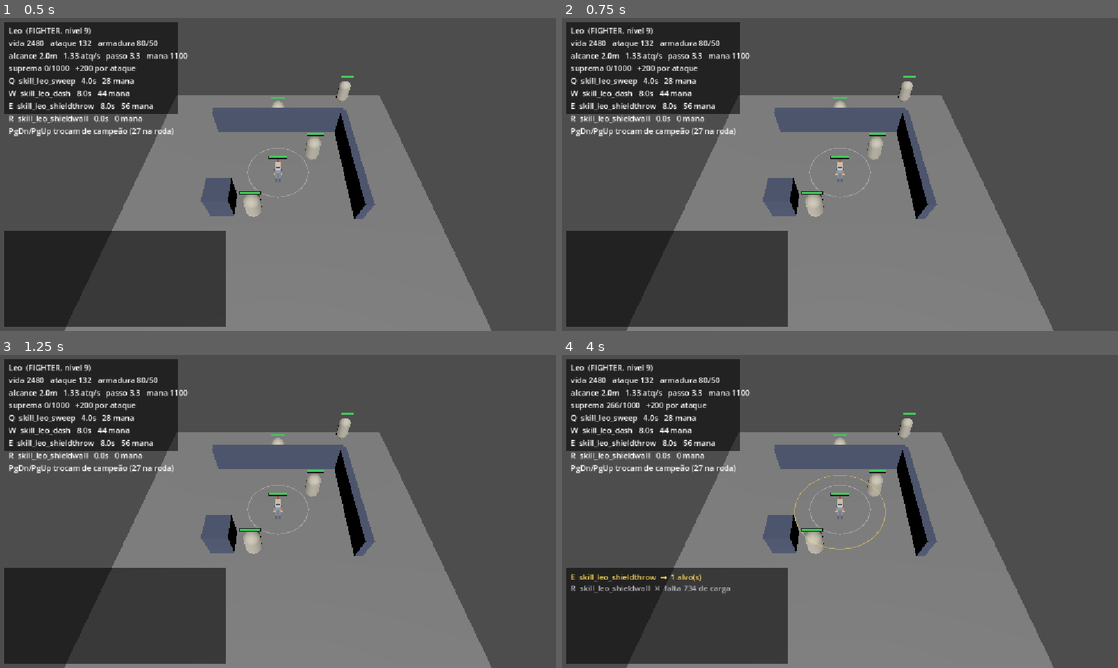
Above: before the commit, frames 1-4 (two rows, left to right).
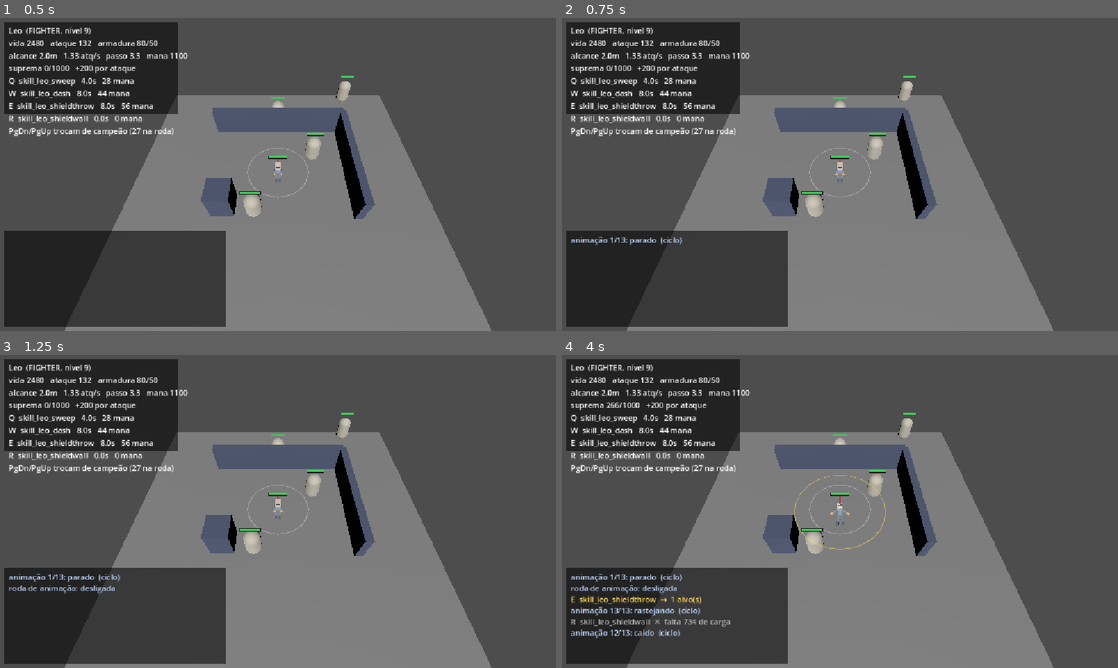
Above: after the commit, the same moments.

Repository: Tiago195/mbr
Game: Godot game, scene res://scenes/main.tscn
Same seed, same stepped clock (60 frames per second), same inputs: the game is played once before the commit and once after it.
Inputs (mouse positions are in pixels of both pictures, inside the frame that each line leads up to):
- Up to frame 1 (0.5 s): no input
- Up to frame 2 (0.75 s): tap Enter at 0.5 s; move the mouse to (962, 158) at 0.52 s; tap End (animacao_next, bound only after the commit) at 0.6 s; click (962, 158) at 0.67 s
- Up to frame 3 (1.25 s): tap Home (animacao_prev, bound only after the commit) at 0.8 s
- Up to frame 4 (4 s): tap Space at 1.25 s; drag from (728, 527) to (812, 574) at 1.27 s; tap Enter at 2 s; move the mouse to (895, 442) at 2.02 s; hold E (ability_e) 2.03-2.75 s; click (895, 442) at 2.17 s; tap Home (animacao_prev, bound only after the commit) at 2.3, 3.8 s; drag from (812, 574) to (673, 464) at 2.77 s; move the mouse to (1006, 558) at 3.52 s; hold R (ability_r) from 3.53 s (still down); click (1006, 558) at 3.67 s

Frame 1 is identical in both runs. In frame 2, 0.2% of the frame differs, in the area x 1-22%, y 70-73%; in frame 3, 0.4%; in frame 4, 1.8%, in the area x 1-52%, y 46-91%.

Commit message:
O par do abatido, e a roda que dá consumidor a metade do vocabulário
`knockout_idle` e `knockout_run` são dois dos 22 clipes universais: o
derrubado que espera e o derrubado que se arrasta. As duas posturas são o
MESMO osso girado para lados opostos — -90 no quadril deita de costas, +90
deita de bruços —, e é a única diferença estrutural entre elas.

Duas coisas que a folha de contato pegou e nenhuma medição pegaria:

- as pernas do `caido` empurravam o chão, e `assentar` levantava o quadril
  para compensar: um cadáver com a bunda no ar, com duração, chão e amplitude
  todos corretos
- no `rastejando`, a perna abria em `Y`. Num corpo DE PÉ o `Y` tomba o membro
  para o lado; num corpo DEITADO a perna já aponta ao longo de `Y`, e girá-la
  em torno de `Y` a faz rodar sobre o próprio eixo — nada se move na tela.
  Compensei com um joelho de -58 graus e o resultado foram as duas canelas em
  pé no ar. Quem abre a perna de um corpo deitado é o `Z`

## A roda de animação (Home / End)

Metade do vocabulário não tem sistema que a dispare: **sete dos 22 verbos
universais são de mundo** — colher, cortar, minerar, pegar, comer, beber,
operar — e não temos loot, árvore nem minério; o par do abatido espera o
estado de abatido. Sem um jeito de olhá-los em jogo, eles seriam conteúdo que
existe e ninguém pede, que é exatamente onde o `.glb` inteiro estava.

Home e End percorrem `VocabularioDeAnimacao.TODOS`, com uma posição a mais que
é "desligada" — é como se sai sem uma terceira tecla. Vizinhas de Page Up e
Page Down de propósito: a roda dos campeões e a das animações são o mesmo
gesto, e as duas são provisórias pela mesma razão.

As três camadas visuais dão passagem a ela: com a roda ligada, andar ou
apanhar apagaria o clipe que se está tentando ver.

E a sonda de ritmo passou a **percorrer a roda inteira**, conferindo que cada
clipe toca na posição dele e que a caminhada não o atropela. É a única
conferência que executa TODOS os clipes — as outras executam os que têm
evento.

A folha de contato também deixou de mentir: o passo entre as cópias era 1,1 m
fixo, escolhido para um boneco de pé, e a primeira animação deitada saiu com
as seis empilhadas uma sobre a outra. Ele agora sai da largura medida da
própria animação.

+6 mutações: 53 na concordância, 17 no boneco.

Co-Authored-By: Claude Opus 5 (1M context) <noreply@anthropic.com>
Claude-Session: https://claude.ai/code/session_018JWAtyUqN6DqPexQPNJnbz

Diff:
--- a/project.godot
+++ b/project.godot
@@ -47,6 +47,16 @@
 "events": [Object(InputEventKey,"resource_local_to_scene":false,"resource_name":"","device":16,"window_id":0,"alt_press …(195 unchanged characters)…
 ]
 }
+animacao_next={
+"deadzone": 0.2,
+"events": [Object(InputEventKey,"resource_local_to_scene":false,"resource_name":"","device":16,"window_id":0,"alt_pressed":false,"shift_pressed":false,"ctrl_pressed":false,"meta_pressed":false,"pressed":false,"keycode":0,"physical_keycode":4194318,"key_label":0,"unicode":0,"location":0,"echo":false,"script":null)
+]
+}
+animacao_prev={
+"deadzone": 0.2,
+"events": [Object(InputEventKey,"resource_local_to_scene":false,"resource_name":"","device":16,"window_id":0,"alt_pressed":false,"shift_pressed":false,"ctrl_pressed":false,"meta_pressed":false,"pressed":false,"keycode":0,"physical_keycode":4194317,"key_label":0,"unicode":0,"location":0,"echo":false,"script":null)
+]
+}
 champion_prev={
 "deadzone": 0.2,
 "events": [Object(InputEventKey,"resource_local_to_scene":false,"resource_name":"","device":16,"window_id":0,"alt_press …(195 unchanged characters)…
--- a/scenes/main.tscn
+++ b/scenes/main.tscn
@@ -16,6 +16,7 @@
 [ext_resource type="Script" uid="uid://buofawe5vgx5e" path="res://scripts/gameplay/boneco.gd" id="14_boneco"]
 [ext_resource type="Script" uid="uid://de6my37kijpt1" path="res://scripts/gameplay/gesto_de_caminhada.gd" id="15_andar"]
 [ext_resource type="Script" path="res://scripts/gameplay/gesto_de_reacao.gd" id="16_reacao"]
+[ext_resource type="Script" path="res://scripts/gameplay/roda_de_animacao.gd" id="17_roda"]
 
 [sub_resource type="PlaneMesh" id="PlaneMesh_ground"]
 size = Vector2(20, 20)
@@ -144,6 +145,9 @@
 [node name="GestoDeReacao" type="Node" parent="Player"]
 script = ExtResource("16_reacao")
 
+[node name="RodaDeAnimacao" type="Node" parent="Player"]
+script = ExtResource("17_roda")
+
 [node name="DummyNear" parent="." unique_id=1928094544 instance=ExtResource("4_dummy")]
 transform = Transform3D(1, 0, 0, 0, 1, 0, 0, 0, 1, 2.5, 1, -2)
 
--- a/scripts/gameplay/gesto_de_caminhada.gd
+++ b/scripts/gameplay/gesto_de_caminhada.gd
@@ -61,6 +61,7 @@
 var _combatente: Combatant
 var _gesto: GestoDeConjuracao
 var _reacao: GestoDeReacao
+var _roda: RodaDeAnimacao
 var _fase: float = 0.0
 var _base_y: float = 0.0
 
@@ -70,6 +71,7 @@
 	_combatente = _achar(Combatant) as Combatant
 	_gesto = _achar(GestoDeConjuracao) as GestoDeConjuracao
 	_reacao = _achar(GestoDeReacao) as GestoDeReacao
+	_roda = _achar(RodaDeAnimacao) as RodaDeAnimacao
 	if _corpo == null or _boneco == null:
 		push_warning("GestoDeCaminhada sem corpo em '%s'." % get_parent().name)
 	else:
@@ -82,6 +84,11 @@
 	# golpe faz o braço tremer no meio do gesto, e o golpe é a informação mais
 	# importante das duas — é ele que o jogador está tentando ler. A reação vem
 	# antes das duas: quem apanhou não está andando.
+	# A roda de animação ganha de tudo: quando ela está ligada, o jogador está
+	# OLHANDO um clipe, e qualquer camada que desenhe por cima apaga
+	# exatamente o que ele está tentando ver.
+	if _roda != null and _roda.esta_mostrando():
+		return
 	if _reacao != null and _reacao.esta_reagindo():
 		return
 	if _gesto != null and _gesto.esta_gesticulando():
--- a/scripts/gameplay/gesto_de_conjuracao.gd
+++ b/scripts/gameplay/gesto_de_conjuracao.gd
@@ -146,6 +146,10 @@
 ## aqui que envelheceria junto com a animação.
 func _tocar(clipe: StringName) -> bool:
 	if _boneco == null or _boneco.animador() == null or clipe == &"":
+		return false
+	# Com a roda de animação ligada, o jogador está olhando um clipe.
+	var roda: RodaDeAnimacao = _achar_roda()
+	if roda != null and roda.esta_mostrando():
 		return false
 	if not _boneco.tocar(clipe, true):
 		return false
@@ -359,6 +363,15 @@
 		return Vector3.FORWARD
 	return frente.normalized()
 
+func _achar_roda() -> RodaDeAnimacao:
+	var host: Node = get_parent()
+	if host == null:
+		return null
+	for filho: Node in host.get_children():
+		if filho is RodaDeAnimacao:
+			return filho as RodaDeAnimacao
+	return null
+
 func _achar_boneco() -> Boneco:
 	var host: Node = get_parent()
 	if host == null:
--- a/scripts/gameplay/gesto_de_reacao.gd
+++ b/scripts/gameplay/gesto_de_reacao.gd
@@ -35,6 +35,7 @@
 var _boneco: Boneco
 var _combatente: Combatant
 var _conjuracao: GestoDeConjuracao
+var _roda: RodaDeAnimacao
 
 ## Quanto falta do clipe de reação em curso.
 var _restante: float = 0.0
@@ -64,6 +65,7 @@
 	_boneco = _irmao(Boneco) as Boneco
 	_combatente = _irmao(Combatant) as Combatant
 	_conjuracao = _irmao(GestoDeConjuracao) as GestoDeConjuracao
+	_roda = _irmao(RodaDeAnimacao) as RodaDeAnimacao
 	if _combatente == null or _boneco == null:
 		push_warning("GestoDeReacao sem corpo em '%s'." % get_parent().name)
 		return
@@ -136,6 +138,9 @@
 func _tocar(clipe: StringName) -> bool:
 	if _boneco == null or _boneco.animador() == null:
 		return false
+	# Com a roda ligada, o jogador está olhando um clipe: não desenhar por cima.
+	if _roda != null and _roda.esta_mostrando():
+		return false
 	if not _boneco.tocar(clipe, true):
 		return false
 	# **Ciclo não tem fim, e por isso não entra no relógio.** Quem termina o
--- /dev/null
+++ b/scripts/gameplay/roda_de_animacao.gd
@@ -0,0 +1,105 @@
+class_name RodaDeAnimacao
+extends Node
+
+## Uma tecla que percorre TODO o vocabulário de animação, em jogo.
+##
+## ## Por que existe
+##
+## Porque metade do vocabulário não tem sistema que a dispare. `colhendo`,
+## `cortando`, `minerando`, `pegando`, `comendo`, `bebendo` e `operando` são
+## sete dos 22 verbos universais do original — um terço do vocabulário
+## obrigatório é interagir com o cenário — e nós não temos loot, nem árvore,
+## nem minério. `caido` e `rastejando` esperam o estado de abatido. `montado`
+## espera montaria.
+##
+## Sem isto, essas animações seriam **conteúdo que ninguém consegue olhar**: a
+## folha de contato do Blender mostra a pose, mas não mostra o boneco na
+## câmera isométrica, no tamanho em que se joga, no meio da cena. E o critério
+## do §10 — *"a silhueta diz o que é?"* — só se responde vendo.
+##
+## É a mesma ideia do Page Down que troca de campeão: provisório, de propósito,
+## e existe porque testar 20 clipes sem ele exigiria 20 edições de cena.
+##
+## **Home e End**, vizinhos de Page Up e Page Down no teclado, e pela mesma
+## razão: a roda dos campeões e a roda das animações são o mesmo gesto.
+
+## Índice na roda. -1 é "desligado", que é o estado normal do jogo.
+var _indice: int = -1
+
+var _boneco: Boneco
+var _log: Node
+
+func _ready() -> void:
+	_boneco = _irmao(Boneco) as Boneco
+	_log = _irmao_por_nome("CombatLog")
+
+## Verdadeiro enquanto a roda está mostrando um clipe.
+##
+## As três camadas visuais consultam isto e dão passagem: com a roda ligada,
+## quem manda no corpo é ela. Sem essa passagem, andar ou apanhar apagaria o
+## clipe que se está tentando olhar.
+func esta_mostrando() -> bool:
+	return _indice >= 0
+
+func _unhandled_input(event: InputEvent) -> void:
+	if not event.is_pressed() or event.is_echo():
+		return
+	var passo: int = 0
+	if event.is_action("animacao_next"):
+		passo = 1
+	elif event.is_action("animacao_prev"):
+		passo = -1
+	else:
+		return
+	# A roda tem uma posição a mais que o vocabulário: a de estar desligada.
+	# Passar do fim devolve o corpo ao jogo, que é como se sai sem uma terceira
+	# tecla.
+	var quantas: int = VocabularioDeAnimacao.TODOS.size()
+	_indice = wrapi(_indice + 1 + passo, 0, quantas + 1) - 1
+	_mostrar()
+
+func _mostrar() -> void:
+	if _boneco == null or _boneco.animador() == null:
+		return
+	if _indice < 0:
+		_escrever("roda de animação: desligada")
+		return
+	var nome: StringName = VocabularioDeAnimacao.TODOS[_indice]
+	_boneco.tocar(nome, true)
+	_escrever("animação %d/%d: %s%s" % [
+		_indice + 1, VocabularioDeAnimacao.TODOS.size(), nome,
+		"  (ciclo)" if VocabularioDeAnimacao.CICLOS.has(nome) else "",
+	])
+
+func _process(_delta: float) -> void:
+	if _indice < 0 or _boneco == null or _boneco.animador() == null:
+		return
+	# **Repete o que é de uma VEZ.** Um gesto de 1 s toca e para, e o que sobra
+	# na tela é a última pose — que não é o que se está tentando olhar. Aqui a
+	# roda o repõe, porque o ponto dela é ver o movimento, não o fim dele.
+	var animador: AnimationPlayer = _boneco.animador()
+	if not animador.is_playing():
+		_boneco.tocar(VocabularioDeAnimacao.TODOS[_indice], true)
+
+func _escrever(texto: String) -> void:
+	if _log != null and _log.has_method("_escrever"):
+		_log.call("_escrever", Color(0.75, 0.85, 1.0), texto)
+	print("[roda] %s" % texto)
+
+func _irmao(tipo: Variant) -> Node:
+	var host: Node = get_parent()
+	if host == null:
+		return null
+	for filho: Node in host.get_children():
+		if is_instance_of(filho, tipo):
+			return filho
+	return null
+
+func _irmao_por_nome(nome: String) -> Node:
+	var host: Node = get_parent()
+	if host == null:
+		return null
+	for filho: Node in host.get_children():
+		if filho.name == nome:
+			return filho
+	return null
--- a/scripts/gameplay/vocabulario_de_animacao.gd
+++ b/scripts/gameplay/vocabulario_de_animacao.gd
@@ -65,6 +65,22 @@
 ## coerente com ser o único que ninguém precisa poder interromper.
 const MORTE: StringName = &"morte"
 
+## `knockout_idle` — derrubado, esperando. O abatido do battle royale: caiu,
+## não morreu, e alguém ainda pode reerguê-lo ou acabar com ele.
+##
+## Divide a POSTURA com [[morte]] — mesmo corpo de costas — e o que separa os
+## dois é que este respira. Nós ainda não temos o estado de abatido; o clipe
+## existe porque o vocabulário é do BONECO, não do sistema, e um verbo que
+## falta na hora em que o sistema chega é um boneco que trava a fase.
+const CAIDO: StringName = &"caido"
+
+## `knockout_run` — derrubado, se arrastando. É a locomoção do abatido, e o par
+## de [[caido]]: um espera, o outro anda.
+##
+## De bruços, ao contrário do `caido`, que é de costas. As duas posturas são o
+## MESMO osso girado para lados opostos.
+const RASTEJANDO: StringName = &"rastejando"
+
 # ------------------------------------------------------- gestos de habilidade
 
 ## Os cinco gestos que `GestoDeConjuracao` escolhe pela FORMA do primeiro pulso
@@ -94,6 +110,8 @@
 	LEVOU_DANO: &"beaten",
 	ATORDOADO: &"stun",
 	MORTE: &"death",
+	CAIDO: &"knockout_idle",
+	RASTEJANDO: &"knockout_run",
 }
 
 ## Os gestos de habilidade — os que `GestoDeConjuracao` escolhe pela forma.
@@ -110,6 +128,8 @@
 	ATORDOADO,
 	ESTOCADA, GIRO, SALTO, ERGUER, PREPARO,
 	MORTE,
+	CAIDO,
+	RASTEJANDO,
 ]
 
 ## Os que rodam em CICLO. Todo o resto toca uma vez e para.
@@ -125,4 +145,6 @@
 const CICLOS: Array[StringName] = [
 	PARADO, ANDANDO, CORRENDO,
 	ATORDOADO,
+	CAIDO,
+	RASTEJANDO,
 ]
--- a/tools/sondar_ritmo.gd
+++ b/tools/sondar_ritmo.gd
@@ -371,6 +371,9 @@
 				% [animador.current_animation, VocabularioDeAnimacao.PARADO]
 		)
 
+	# ------------------------------------------- a roda percorre TUDO
+	falhas.append_array(await _conferir_a_roda(jogador, boneco, animador))
+
 	# Morrer é a ÚLTIMA coisa que a sonda faz com este corpo, porque ele não
 	# volta. O clipe termina deitado e nenhuma camada desenha por cima.
 	var alto_de_pe: float = _mais_alto(boneco, jogador)
@@ -408,6 +411,75 @@
 	print(("  vocabulário: dano -> `%s`; atordoado -> `%s`; solto -> `%s`; "
 		+ "morto: corpo a %.2f m (de pé %.2f)")
 		% [reagindo, preso, parado, alto_morto, alto_de_pe])
+	return falhas
+
+
+## A roda de animação toca TODOS os clipes, um a um.
+##
+## **É o que dá consumidor a metade do vocabulário.** Sete dos 22 verbos
+## universais do original são de mundo — colher, cortar, minerar, pegar, comer,
+## beber, operar — e nós não temos loot, árvore nem minério; `caido` e
+## `rastejando` esperam o estado de abatido. Sem a roda, esses clipes existiriam
+## no arquivo e nenhuma linha do jogo os pediria, que é exatamente a situação em
+## que o projeto já estava quando o `.glb` inteiro não era carregado.
+##
+## Percorrer a roda também é a única conferência que toca CADA clipe: as outras
+## tocam os que têm evento.
+func _conferir_a_roda(
+		jogador: CharacterBody3D, boneco: Boneco, animador: AnimationPlayer
+) -> Array[String]:
+	var falhas: Array[String] = []
+	var roda: RodaDeAnimacao = null
+	for filho: Node in jogador.get_children():
+		if filho is RodaDeAnimacao:
+			roda = filho as RodaDeAnimacao
+	if roda == null:
+		return ["a cena não tem RodaDeAnimacao"] as Array[String]
+
+	# **O mapa de entrada também é afirmação.** O nó pode estar certo e a tecla
+	# não existir, e aí a roda é inalcançável — a mesma classe de "existe e
+	# ninguém pede" que motivou tudo isto.
+	for acao: StringName in [&"animacao_next", &"animacao_prev"]:
+		if not InputMap.has_action(acao):
+			falhas.append("falta a ação de entrada `%s` em project.godot" % acao)
+	if not falhas.is_empty():
+		return falhas
+
+	var passo := InputEventAction.new()
+	passo.action = &"animacao_next"
+	passo.pressed = true
+
+	for indice in range(VocabularioDeAnimacao.TODOS.size()):
+		roda._unhandled_input(passo)
+		await process_frame
+		var esperado: StringName = VocabularioDeAnimacao.TODOS[indice]
+		if animador.current_animation != esperado:
+			falhas.append(
+				"a roda na posição %d devia tocar `%s` e toca `%s`"
+					% [indice, esperado, animador.current_animation]
+			)
+		# E as outras camadas têm que dar passagem: andar durante a roda
+		# apagaria o clipe que se está olhando.
+		jogador.velocity = Vector3(0.0, 0.0, -3.0)
+		await physics_frame
+		await process_frame
+		if animador.current_animation != esperado:
+			falhas.append(
+				("andar com a roda ligada trocou `%s` por `%s`; a caminhada "
+				+ "não deu passagem") % [esperado, animador.current_animation]
+			)
+	# Uma posição a mais devolve o corpo ao jogo.
+	roda._unhandled_input(passo)
+	await process_frame
+	if roda.esta_mostrando():
+		falhas.append("a roda não tem posição desligada; não dá para sair dela")
+	jogador.velocity = Vector3.ZERO
+	jogador.set("target_position", jogador.global_position)
+	for _p: int in 4:
+		await physics_frame
+		await process_frame
+	print("  vocabulário: a roda tocou os %d clipes e desligou"
+		% VocabularioDeAnimacao.TODOS.size())
 	return falhas
 
 
Binary file changed: arte/personagem.glb
Not shown, added: scripts/gameplay/roda_de_animacao.gd.uid
Not shown, changed: docs/11-direcao-de-arte.md
Not shown, changed: tools/arte/conferir_personagem.py
Not shown, changed: tools/arte/gerar_personagem.py
Not shown, changed: tools/arte/renderizar_previa.py
Not shown, changed: tools/mutar_direcao.py
